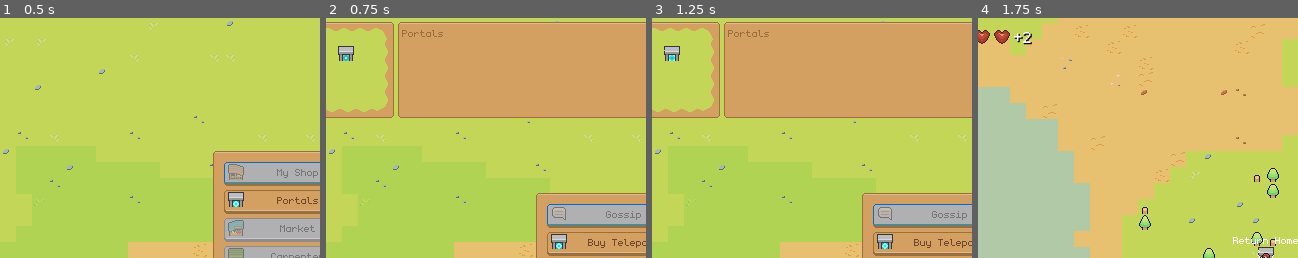
Above: before the commit, frames 1-4 (left to right).
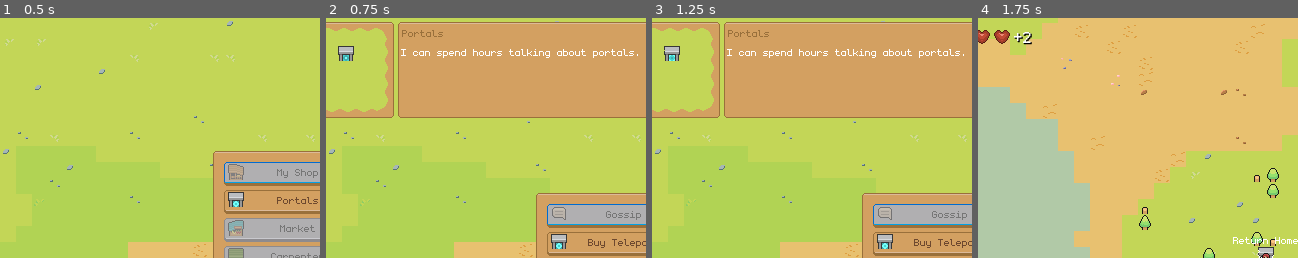
Above: after the commit, the same moments.

Repository: dmitriy-shmilo/GBIC23
Game: Godot game, scene res://home/hub.tscn
Same seed, same stepped clock (60 frames per second), same inputs: the game is played once before the commit and once after it. Sound files missing from this copy of the repository are replaced by a short silence.
Inputs:
- Up to frame 1 (0.5 s): no input
- Up to frame 2 (0.75 s): click "Portals" at 0.5 s
- Up to frame 3 (1.25 s): no input
- Up to frame 4 (1.75 s): click "Buy Teleport" at 1.25 s
The pictures show only the part of the screen within x 5-55%, y 0-50%; the shares and areas given below are measured in that part.

Frame 1 is identical in both runs. In frame 2, 0.6% of the frame differs, in the area x 23-98%, y 12-17%; in frame 3, 0.6%; in frame 4, nothing differs.

Commit message:
Display shop button hints.

Diff:
--- /dev/null
+++ b/assets/text/BagelQuest - tr_hint.csv
@@ -0,0 +1,5 @@
+keys,en,ru,ua
+hint_portal_gossip,I can spend hours talking about portals.,Я могу часами говорить о порталах.,Я можу годинами розмовляти про портали.
+hint_portal_buy,Teleport to a far away island and hunt for ingredients!,Телепортируйтесь на далекие острова и начинайте охоту за ингредиентами.,Телепортуйтесь на далекі острови та починайте полювання за інгредієнтами.
+hint_portal_upgrade,"I could offer some perks, for a fee.","Я могу предложить некоторые привилегии, за отдельную плату.","Я можу надати деякі привілеї, за окрему плату."
+hint_portal_back,"Good idea, make sure you've taken care of all business in town.","Хорошая мысль, убедитесь что вы уладили все дела в городе.","Гарна думка, переконайтесь що ви залагодили всі справи в місті."
--- a/gui/better_button.gd
+++ b/gui/better_button.gd
@@ -1,5 +1,7 @@
 class_name BetterButton
 extends Button
+
+@export var loc_hint = ""
 
 var _focus_style: StyleBox = null
 var _temp_focus_style: StyleBox = StyleBoxEmpty.new()
--- a/home/hub_shop.gd
+++ b/home/hub_shop.gd
@@ -4,6 +4,15 @@
 signal back_pressed()
 
 @export var first_button: Button = null
+@export var hint_label: RichTextLabel = null
+@export var button_container: Control = null
+
+func _ready() -> void:
+	if button_container != null:
+		for button in button_container.get_children():
+			if button is BetterButton:
+				button.focus_entered.connect(_on_button_focused.bind(button))
+
 
 func enter() -> void:
 	visible = true
@@ -13,3 +22,7 @@
 
 func exit() -> void:
 	visible = false
+
+
+func _on_button_focused(button: BetterButton) -> void:
+	hint_label.text = tr(button.loc_hint)
--- a/home/portal_shop.tscn
+++ b/home/portal_shop.tscn
@@ -51,7 +51,7 @@
 atlas = ExtResource("2_as714")
 region = Rect2(80, 0, 16, 16)
 
-[node name="PortalShop" type="Control" node_paths=PackedStringArray("first_button")]
+[node name="PortalShop" type="Control" node_paths=PackedStringArray("first_button", "hint_label", "button_container")]
 layout_mode = 3
 anchors_preset = 15
 anchor_right = 1.0
@@ -60,6 +60,8 @@
 grow_vertical = 2
 script = ExtResource("1_8htoa")
 first_button = NodePath("PanelContainer/MarginContainer/PortalMenu/PortalGossipButton")
+hint_label = NodePath("TextPanel/Text")
+button_container = NodePath("PanelContainer/MarginContainer/PortalMenu")
 
 [node name="PortraitPanel" type="Panel" parent="."]
 layout_mode = 1
--- a/project.godot
+++ b/project.godot
@@ -98,7 +98,7 @@
 
 [internationalization]
 
-locale/translations=PackedStringArray("res://assets/text/Bag …(464 unchanged characters)… gelQuest - tr_items_desc.ua.translation")
+locale/translations=PackedStringArray("res://assets/text/Bag …(464 unchanged characters)… gelQuest - tr_items_desc.ua.translation", "res://assets/text/BagelQuest - tr_hint.en.translation", "res://assets/text/BagelQuest - tr_hint.ru.translation", "res://assets/text/BagelQuest - tr_hint.ua.translation")
 
 [layer_names]
 
Not shown, added: assets/text/BagelQuest - tr_hint.csv.import
Binary file added: assets/text/BagelQuest - tr_hint.en.translation
Binary file added: assets/text/BagelQuest - tr_hint.ru.translation
Binary file added: assets/text/BagelQuest - tr_hint.ua.translation
